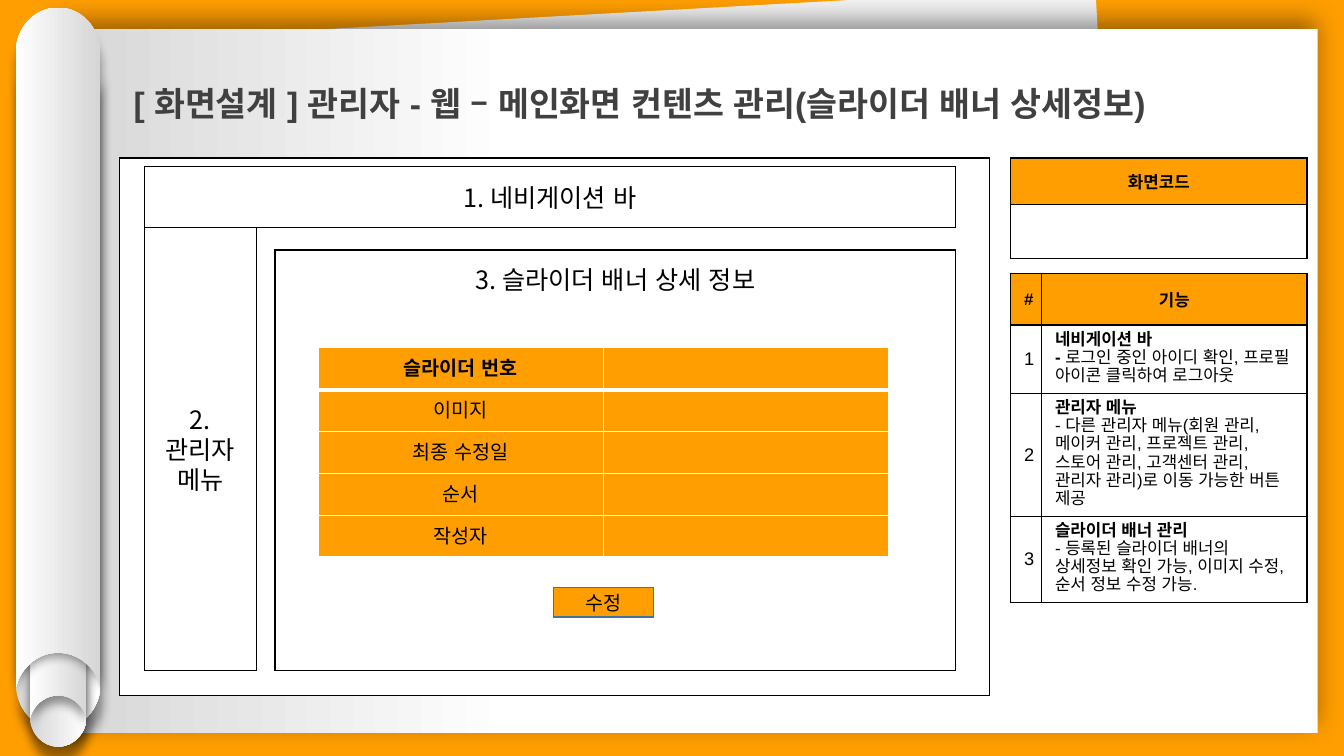
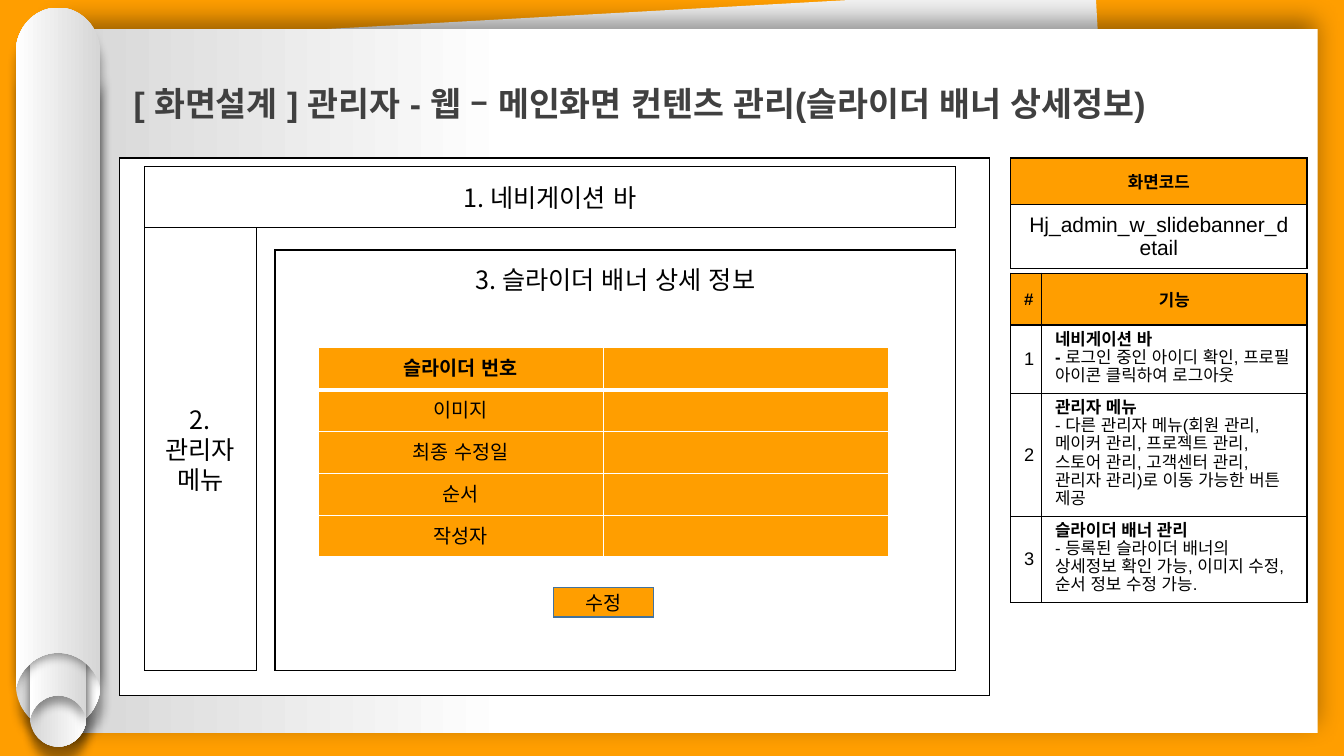
Before and after one commit to hhsw07/ezen-academy-projects, a slide deck: slide 17 of 0 발표용 파워포인트/project06 - 파워포인트 종합 - 형준.pptx. Drawn at 1344x756 pixels with LibreOffice and Linux fonts; fonts in the diff are those of the drawing. Boxes give left, top, right and bottom in pixels: in the first picture for what was removed or moved away, otherwise in the second. Text is boxed around its words. In the diff, an @@ line names an element or a change of style, - is before the commit and + after.

```diff
--- a/0 발표용 파워포인트/project06 - 파워포인트 종합 - 형준.pptx
+++ b/0 발표용 파워포인트/project06 - 파워포인트 종합 - 형준.pptx
@@ table at (x1=1011, y1=158, x2=1308, y2=269) @@
-row 2, column 1: 
+row 2, column 1: Hj_admin_w_slidebanner_detail
```
Also in this commit, not shown: 19 other slides changed.
